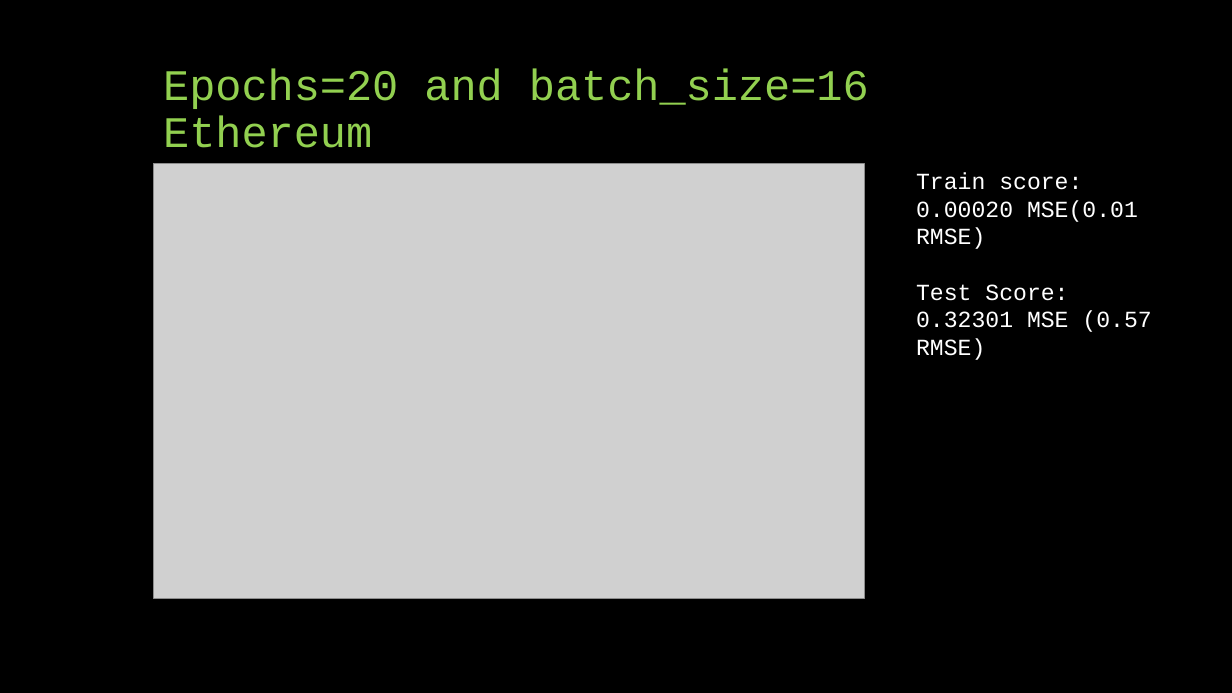
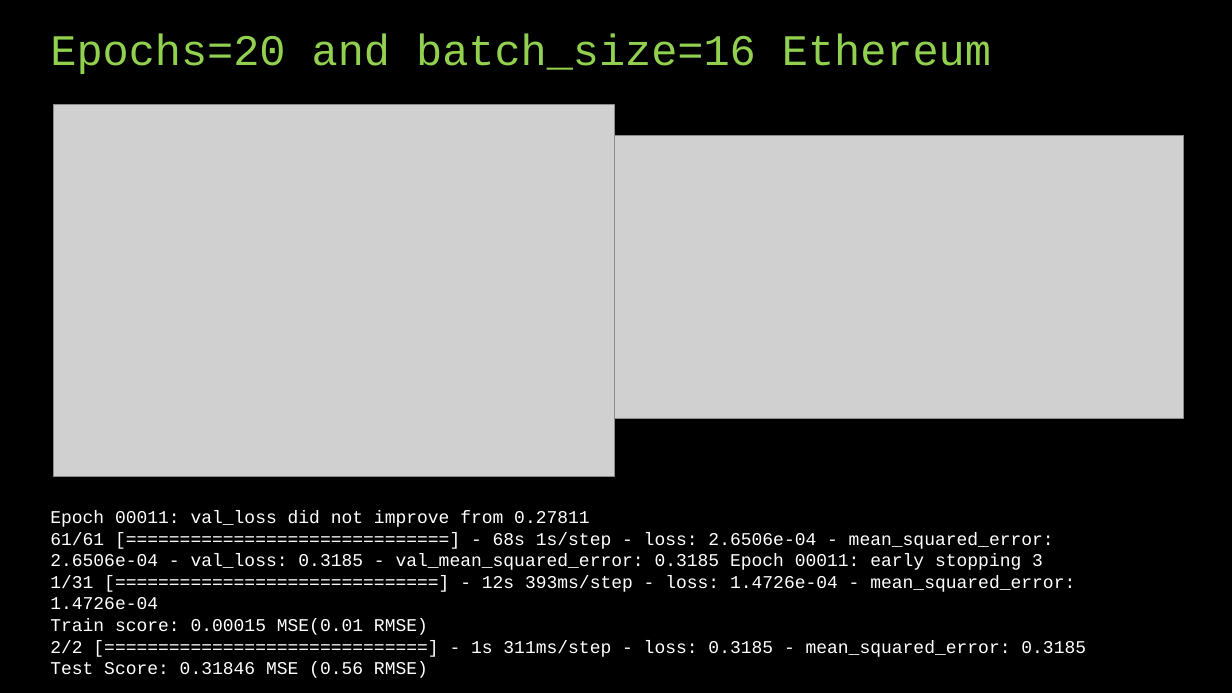
Before and after one commit to Zarmina97/Top-3-Crypto-Volatility-prediction-LSTM-GARCH, a slide deck: slide 13 of presentazione.pptx (slide 12 before the commit). Drawn at 1232x693 pixels with LibreOffice and Linux fonts; fonts in the diff are those of the drawing; grey boxes stand for pictures. Boxes give left, top, right and bottom in pixels: in the first picture for what was removed or moved away, otherwise in the second. Text is boxed around its words. In the diff, an @@ line names an element or a change of style, - is before the commit and + after.

```diff
--- a/presentazione.pptx
+++ b/presentazione.pptx
@@ title "Epochs=20 and batch_size=16 Ethereum" rewrapped from (163, 68, 869, 148) to (50, 33, 991, 74) @@
@@ picture added at (54, 104, 614, 476) @@
@@ picture added at (615, 136, 1184, 419) @@
@@ picture removed at (154, 164, 865, 599) @@
@@ text removed at (916, 172, 1151, 360) @@
-Train score: 0.00020 MSE(0.01 RMSE)
-Test Score: 0.32301 MSE (0.57 RMSE)
@@ text added at (50, 511, 1086, 678), 14 pt, text #FFFFFF @@
+Epoch 00011: val_loss did not improve from 0.27811
+61/61 [==============================] - 68s 1s/step - loss: 2.6506e-04 - mean_squared_error: 2.6506e-04 - val_loss: 0.3185 - val_mean_squared_error: 0.3185 Epoch 00011: early stopping 3
+1/31 [==============================] - 12s 393ms/step - loss: 1.4726e-04 - mean_squared_error: 1.4726e-04
+Train score: 0.00015 MSE(0.01 RMSE)
+2/2 [==============================] - 1s 311ms/step - loss: 0.3185 - mean_squared_error: 0.3185 Test Score: 0.31846 MSE (0.56 RMSE)
```
Also in this commit, not shown: 4 other slides changed, 4 slides added, 1 slide removed.
